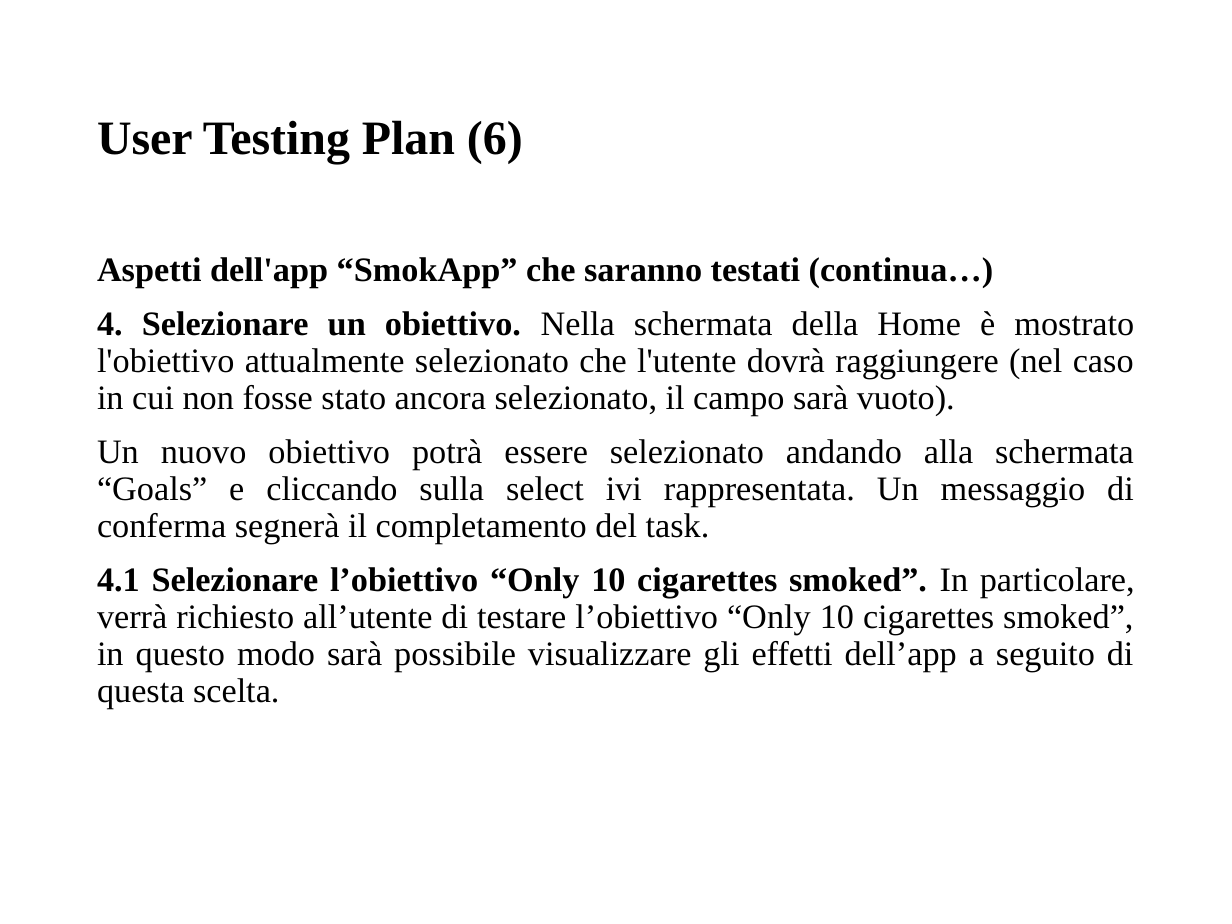
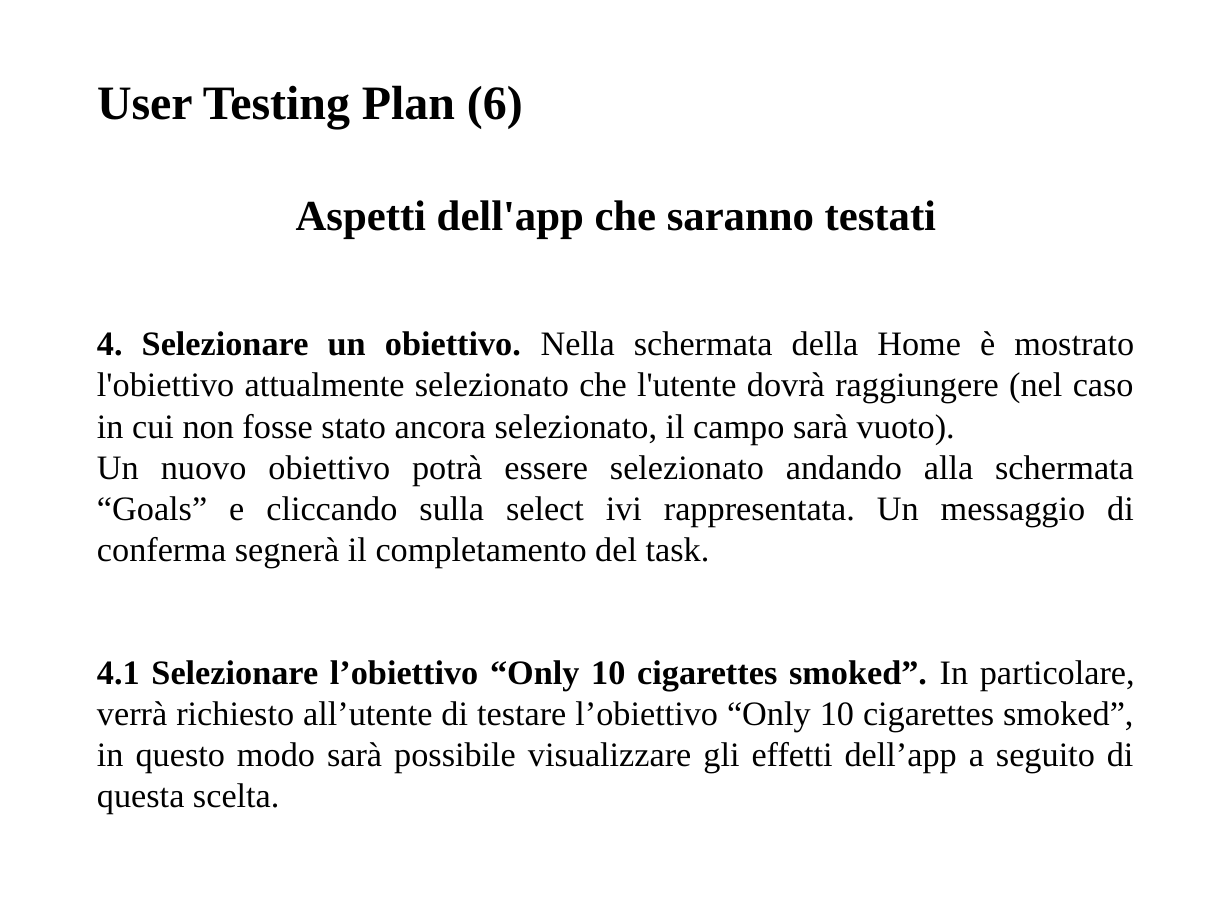
Before and after one commit to giusmastro91/Cognitive-systems, a slide deck: slide 16 of Prova_6/Leone_Mastrosimone_PresentazioneProgetto.pptx (slide 11 before the commit). Drawn at 1232x924 pixels with LibreOffice and Linux fonts; fonts in the diff are those of the drawing. Boxes give left, top, right and bottom in pixels: in the first picture for what was removed or moved away, otherwise in the second. Text is boxed around its words. In the diff, an @@ line names an element or a change of style, - is before the commit and + after.

```diff
--- a/Prova_6/Leone_Mastrosimone_PresentazioneProgetto.pptx
+++ b/Prova_6/Leone_Mastrosimone_PresentazioneProgetto.pptx
@@ title "User Testing Plan (6)": place and size @@
-title "User Testing Plan (6)" at [97, 120, 523, 163]
+title "User Testing Plan (6)" at [97, 85, 523, 129]
@@ text "Aspetti dell'app che saranno testati": place and size @@
-text "Aspetti dell'app che saranno testati" at [97, 257, 1135, 709]
+text "Aspetti dell'app che saranno testati" at [97, 200, 1135, 814]
@@ text at [296, 200, 936, 239]: text changed; size 20 to 25 pt @@
-Aspetti dell'app “SmokApp” che saranno testati (continua…)
+Aspetti dell'app che saranno testati
@@ text at [97, 331, 1135, 814]: line spacing 0.9 to 1; less space between paragraphs @@
```
Also in this commit, not shown: 10 other slides changed, 7 slides added, 1 other file.
